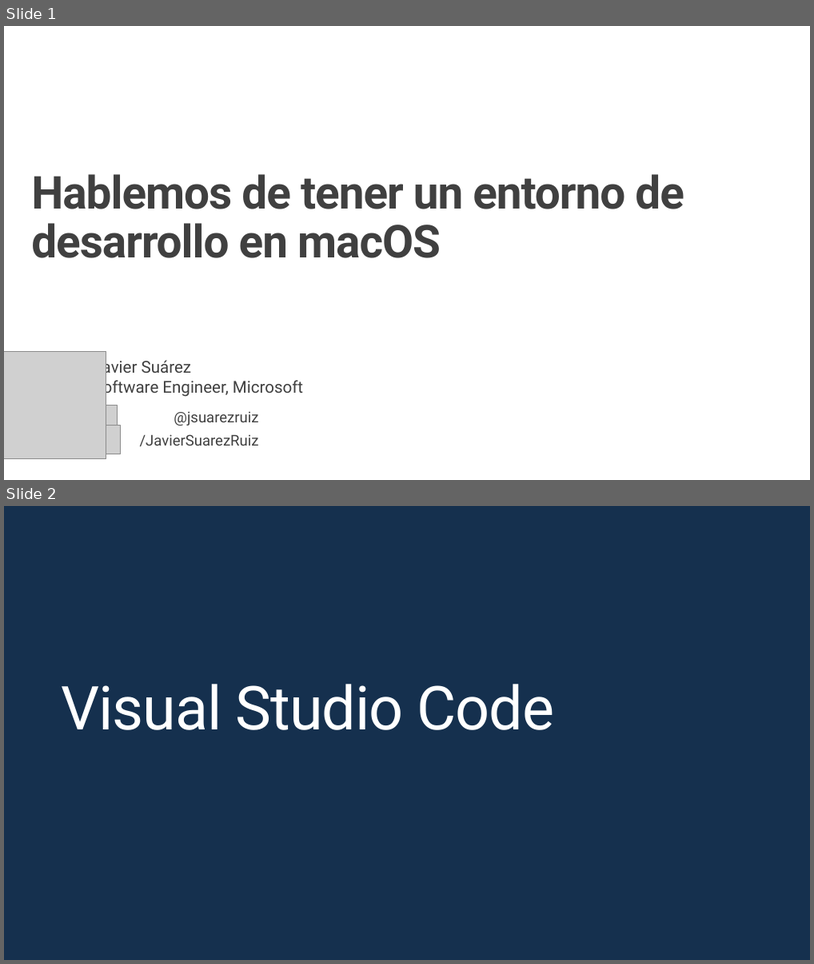
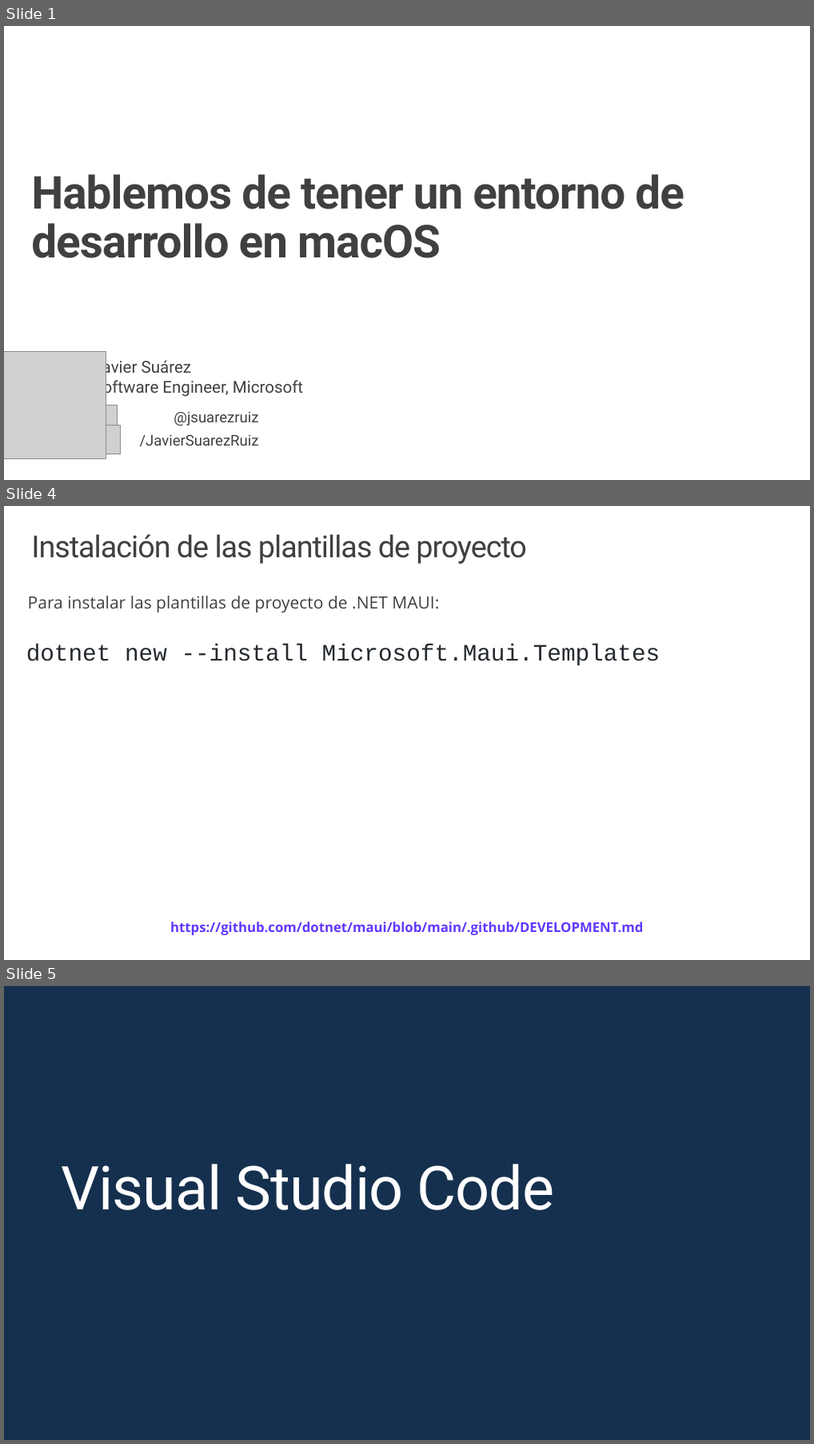
Before and after one commit to jsuarezruiz/taller-dotnet-maui, a slide deck: Bloque 2 - Instalación/Taller7 - Hablando de entorno en macOS.pptx. Shown one above the other, each under a label of ours: slides 1 and 2 before the commit, slides 1, 4 and 5 after it; the slides between them are not shown. The pictures are 814x964 and 814x1444 pixels, drawn with LibreOffice and Linux fonts; fonts in the diff are those of the drawing; grey boxes stand for pictures; background and template pictures are left out. Boxes give left, top, right and bottom in pixels: in the first picture for what was removed or moved away, otherwise in the second. Text is boxed around its words. In the diff, an @@ line names an element or a change of style, - is before the commit and + after.

```diff
--- a/Bloque 2 - Instalación/Taller7 - Hablando de entorno en macOS.pptx
+++ b/Bloque 2 - Instalación/Taller7 - Hablando de entorno en macOS.pptx
@@ slide 4 added at (x1=4, y1=506, x2=810, y2=960), background #FFFFFF @@
@@ title added at (x1=31, y1=534, x2=527, y2=564), 36 pt, text #404040 @@
+Instalación de las plantillas de proyecto
@@ text added at (x1=28, y1=596, x2=439, y2=612), 20 pt, text #404040 @@
+Para instalar las plantillas de proyecto de .NET MAUI:
@@ text added at (x1=26, y1=644, x2=661, y2=665), 28 pt, text #24292F @@
+dotnet new --install Microsoft.Maui.Templates
@@ text added at (x1=170, y1=921, x2=643, y2=935), 16 pt, text #6238FF, bold @@
+https://github.com/dotnet/maui/blob/main/.github/DEVELOPMENT.md
@@ what was slide 2 is now slide 5 @@
```
Also in this commit, not shown: 2 other slides added.
